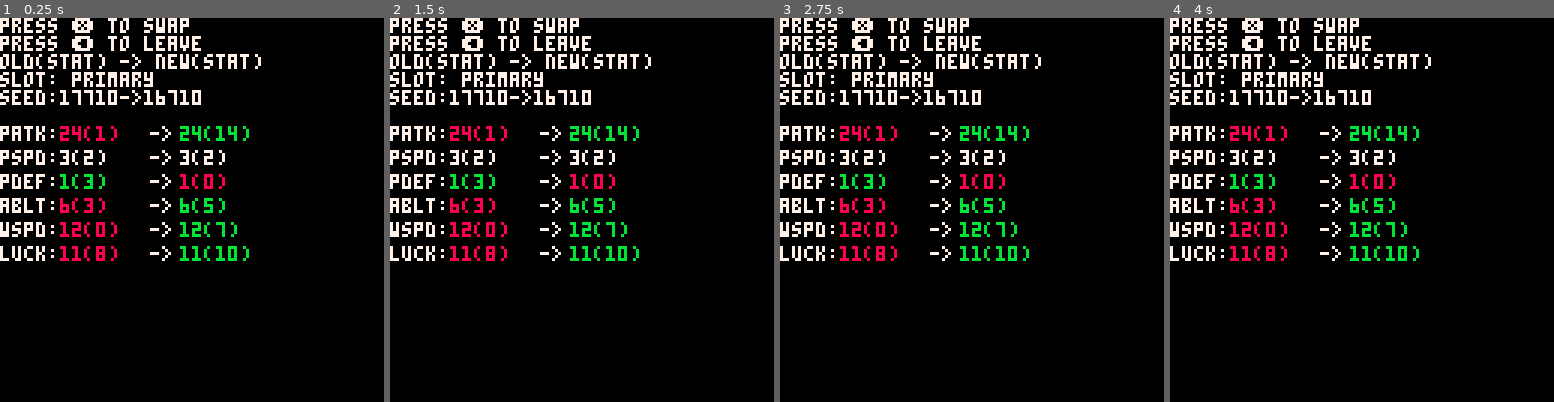
Above: before the commit, frames 1-4 (left to right).
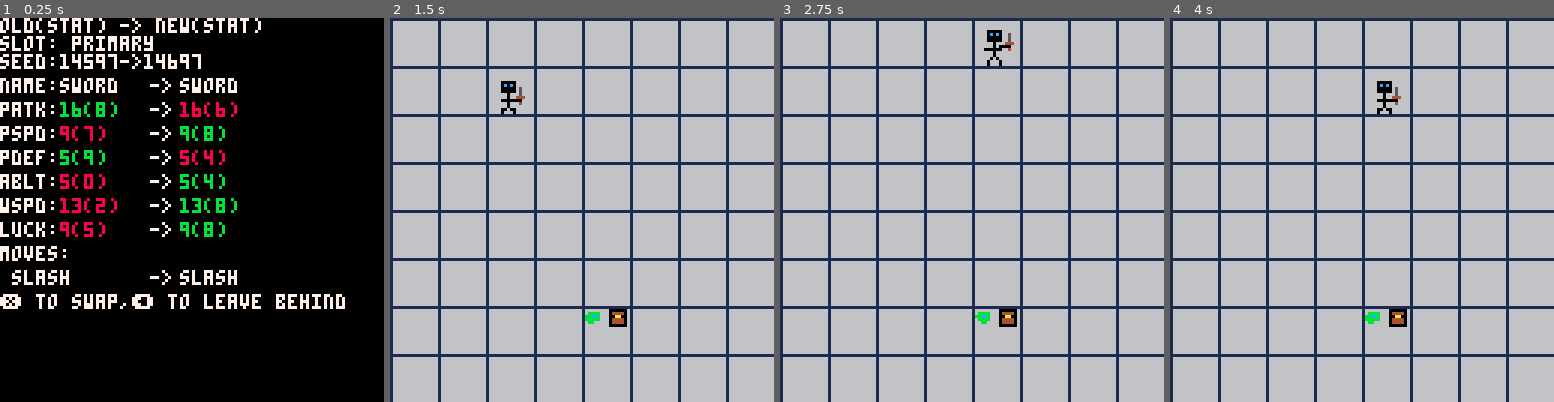
Above: after the commit, the same moments.

Repository: ash2q/into_madness
Game: PICO-8 cartridge into_madness.p8
The game is run twice, just before and just after one commit, with the same random seed, the same clock (stepped at 60 frames per second) and the same inputs.
Inputs:
- Up to frame 1 (0.25 s): no input
- Up to frame 2 (1.5 s): tap X (X key) at 0.33, 1.07 s; tap O (Z key) at 0.7 s
- Up to frame 3 (2.75 s): hold Right 1.6-2.1 s; tap O (Z key) at 1.7, 2.1, 2.5 s; tap X (X key) at 1.85 s; hold Up 2.15-2.42 s; hold Right from 2.47 s (still down)
- Up to frame 4 (4 s): tap O (Z key) at 2.9, 3.3, 3.7 s; tap X (X key) at 2.97 s; release Right at 3.03 s; hold Left 3.08-3.58 s; hold Down 3.63-3.97 s

The runs differ from the first frame. In frame 1, 11% of the frame differs, in the area x 0-90%, y 0-76%; in frame 2, 100%, in the area x 0-100%, y 0-100%; in frame 3, 100%; in frame 4, 100%.

Commit message:
Finish gear swapping, start loot in dungeon mode

Diff:
--- a/into_madness.p8
+++ b/into_madness.p8
@@ -46,6 +46,12 @@
 
 sanity=100.0
 
+tb_type={
+	player=0,
+	enemy=1,
+	gear=2
+}
+
 --animation helpers
 shorts={}
 atexts={}
@@ -69,14 +75,17 @@
 	init_gear()
 	init_tb_enemies()
 	init_gear_slots(p1)
-	tb_spawn_slime(4*16,6*16)
+	tb_spawn_slime(4,6)
 	equip(p1,int_warrior)
-	sword=gen_sword(20)
+	local sword=gen_sword(20)
 	equip(p1,sword)
 	rebuild_player(p1)
-	state=game_state.swap
-	swap_gear=pri_spear
-end
+	sword=gen_sword(20)
+	r=gen_sword(40)
+	tb_spawn_gear(r,4,6)
+	trigger_swap(sword)
+end
+
 
 function _update()
 	anim_c+=1
@@ -122,6 +131,21 @@
 		move_entities()
 		turn_over=false
 	end
+	for e in all(entities) do
+		if tb_same_pos(p1,e)
+		then
+			if e.tb_t==tb_type.enemy
+				then
+				trigger_combat()
+				return
+			elseif e.tb_t==tb_type.gear
+				then
+				trigger_swap(e)
+			else
+				assert(false)
+			end
+		end
+	end
 
 	draw_grid()
 	tb_draw_player()
@@ -135,8 +159,10 @@
 end
 
 function tb_draw_entities()
+	local c=0
 	for e in all(entities) do
-		tb_draw_entity(e)
+		c+=1
+		tb_draw_entity(e,c)
 	end
 end
 
@@ -147,8 +173,12 @@
 
 function move_entities()
 	for e in all(entities) do
-		e.tb_move(e)
-		assert(turn_over==true)
+		if e.tb_move!=nil then
+			e.tb_move(e)
+			assert(turn_over==true)
+		else
+			turn_over=true
+		end
 	end
 end
 
@@ -156,17 +186,58 @@
 	tb_draw_entity(p1)
 end
 
-function tb_draw_entity(e)
-	c=flr(anim_c/3)
+function tb_draw_entity(e,c)
+	local ac=flr(anim_c/4)
 	--if e.tb_moving
 	--then
 		--anim=e.tb_mv_anim
 	--else
 	--anim=e.tb_anim
 	--end
-	tmp=(c%#e.tb_anim)+1
+	occupants=0
+	e.tb_drawn=false
+	for a in all(entities) do
+		if e.tb_y==a.tb_y and
+				e.tb_x==a.tb_x
+			then
+			if not a.tb_drawn then
+				break
+			end
+			if (a.tb_drawn!=nil and
+				a.tb_drawn==true) and
+				a!=e then
+				occupants+=1
+			end
+		end
+	end
+	e.tb_drawn=true
+	local x=0
+	local y=0
+	occupants%=4
+	if occupants==0
+		then
+		x=e.tb_x*16
+		y=e.tb_y*16
+	end
+	if occupants==1
+		then
+		x=e.tb_x*16+8
+		y=e.tb_y*16
+	end
+	if occupants==2
+		then
+		x=e.tb_x*16
+		y=e.tb_y*16+8
+	end
+	if occupants==3
+		then
+		x=e.tb_x*16+8
+		y=e.tb_y*16+8
+	end
+	assert(e.tb_spr_size!=nil)
+	local tmp=(ac%#e.tb_anim)+1
 	spr(e.tb_anim[tmp],
-		e.tb_x,e.tb_y,
+		x,y,
 		e.tb_spr_size,
 		e.tb_spr_size)
 end
@@ -208,22 +279,22 @@
 
 function tb_mv_left(e)
 	e.moved=true
-	e.tb_x-=16
+	e.tb_x-=1
 	turn_over=true
 end
 function tb_mv_right(e)
 	e.moved=true
-	e.tb_x+=16
+	e.tb_x+=1
 	turn_over=true
 end
 function tb_mv_up(e)
 	e.moved=true
-	e.tb_y-=16
+	e.tb_y-=1
 	turn_over=true
 end
 function tb_mv_down(e)
 	e.moved=true
-	e.tb_y+=16
+	e.tb_y+=1
 	turn_over=true
 end
 
@@ -255,11 +326,6 @@
 	end
 	if e.t_cnt!=nil then
 		e.t_cnt-=1
-	end
-
-	if tb_same_pos(p1,e)
-	then
-		trigger_combat(e)
 	end
 end
 
@@ -455,12 +521,13 @@
 
 
 p1={
+	name="player 1",
 	faction=0,
 	tb_anim={64,64,72,72},
 	tb_spr_size=2,
 	--tb_mv_anim={64,66,68,70},
-	tb_x=16*3,
-	tb_y=16,
+	tb_x=2,
+	tb_y=1,
 
 	c_move_anim={64,64,72,72},
 	c_anim={64,64,72,72},
@@ -492,6 +559,7 @@
 }
 
 int_warrior={
+	name="warrior int.",
 	slot=slot_num.intrinsic,
 	patk=10,
 	pspd=1,
@@ -502,6 +570,7 @@
 }
 
 empty_gear={
+	name="empty gear",
 	slot=nil, --on purpose
 	patk=0,
 	pspd=0,
@@ -514,9 +583,10 @@
 }
 
 e_slime={}
-
+tb_anim_chest={38,38}
 function init_tb_enemies()
 	e_slime={
+		name="slime",
 		etype=1, --todo
 		faction=1,
 		tb_anim={6,6,7,7},
@@ -525,7 +595,7 @@
 		health=10,
 		moves={bash_move},
 		actions={bounce_act},
-		tb_move=tb_move_square,
+		tb_move=tb_move_still,
 		--energy(moves)
 		eng=0,
 		max_eng=50,
@@ -559,11 +629,19 @@
 int_slime=nil
 pri_sword=nil
 pri_spear=nil
+loot_pool={}
+
+function add_loot(l)
+	add(loot_pool,l)
+end
+
 
 function init_gear()
 	init_moves()
 	int_slime={
+		name="slime int.",
 		slot=slot_num.intrinsic,
+		tb_t=tb_type.gear,
 		patk=10,
 		pspd=5,
 		pdef=1,
@@ -576,6 +654,9 @@
 	pri_sword={
 		icon=13,
 		slot=slot_num.primary,
+		tb_t=tb_type.gear,
+		tb_anim=tb_anim_chest,
+		tb_spr_size=1,
 		name="sword",
 		desc=
 "a modern sword. nothing\n"..
@@ -584,10 +665,14 @@
 		moves={slash_move},
 		actions={}
 	}
-	roll_stats(pri_sword,40)
+	--roll_stats(pri_sword,40)
+		add_loot(pri_sword)
 	pri_spear={
 		icon=37,
 		slot=slot_num.primary,
+		tb_t=tb_type.gear,
+		tb_anim=tb_anim_chest,
+		tb_spr_size=1,
 		name="spear",
 		desc=
 "a primitive spear. seems pretty\n"..
@@ -595,22 +680,34 @@
 		moves={bash_move},
 		actions={}
 	}
-	roll_stats(pri_spear,40)
-
-
-end
+	--roll_stats(pri_spear,40)
+	add_loot(pri_spear)
+
+end
+
+
 
 
 function tb_spawn_slime(x,y)
-	e={
+	local e={
+		tb_t=tb_type.enemy,
 		tb_x=x,
 		tb_y=y,
-		--tb_anim={6,7}
 	}
 	copy_into(e,e_slime)
 	init_gear_slots(e)
 	equip(e,int_slime)
 	rebuild_entity(e)
+	tb_add_entity(e)
+end
+function tb_spawn_gear(g,x,y)
+	local e={
+		tb_t=tb_type.enemy,
+		tb_x=x,
+		tb_y=y
+		--tb_anim={38,38}
+	}
+	copy_into(e,g)
 	tb_add_entity(e)
 end
 
@@ -623,7 +720,8 @@
 	local mins=stat(94)
 	local hours=stat(93)
 	local tseed=secs+(mins*60)+(hours*60*60)
-	s.seed=flr(tseed+(time()*1000)+(roll_num*1000)+(s.slot*100))
+	s.seed=flr(tseed+(time()*10)
+		+(roll_num*100)+(s.slot*10))
 	srand(s.seed)
 	aim=total/2
 	--note, no magic yet
@@ -728,7 +826,7 @@
 --grid position
 c_entities={}
 
-function trigger_combat(e)
+function trigger_combat()
 	setup_combat()
 	state=game_state.combat
 end
@@ -748,6 +846,7 @@
 
 	for e in all(entities) do
 		if tb_same_pos(p1,e)
+			and e.tb_t==tb_type.enemy
 		then
 			add(c_entities,e)
 		end
@@ -824,7 +923,8 @@
 end
 
 function c_enemy_control(e)
-	if p1!=e then
+	if p1!=e and
+			e.tb_t==tb_type.enemy then
 		e.ai(e)
 	end
 end
@@ -1693,6 +1793,11 @@
 	moves,
 }
 
+function trigger_swap(g)
+	swap_gear=g
+	state=game_state.swap
+end
+
 function status_mode()
 
 end
@@ -1701,16 +1806,24 @@
 function swap_mode()
 	cls()
 	color(7)
-	print("press ❎ to swap")
-	print("press ⬅️ to leave")
 	g1=p1.gear[swap_gear.slot]
 	g2=swap_gear
+	assert(g1!=nil)
+	assert(g2!=nil)
 	print(
 "old(stat) -> new(stat)")
 	print("slot: "..
-		slot_names[g1.slot])
+		slot_names[g2.slot])
+	if g2.seed==nil then
+		g2.seed="nil"
+	end
 	print("seed:"..g1.seed.."->"..g2.seed)
-	y=36
+	y=20
+	print("name:",0,y,7)
+	print(""..g1.name,20,y,7)
+	print("->",50,y,7)
+	print(""..g2.name,60,y,7)
+	y+=8
 	print_compare("patk",
 		g1.patk,g2.patk,p1.patk,y)
 	y+=8
@@ -1728,6 +1841,39 @@
 	y+=8
 	print_compare("luck",
 		g1.luck,g2.luck,p1.luck,y)
+	y+=8
+	if #g1.moves>0 or #g2.moves>0
+		then
+		print("moves:",0,y,7)
+	end
+	y+=8
+	for i=1,max(#g1.moves,#g2.moves) do
+		local m1=g1.moves[i]
+		local m2=g2.moves[i]
+		if m1==nil then
+			m1={name="empty move"}
+		end
+		if m2==nil then
+			m2={name="empty move"}
+		end
+		print(""..m1.name,4,y,7)
+		print("->", 50,y,7)
+		print(""..m2.name,60,y,7)
+		y+=8
+	end
+	print(
+"❎ to swap,⬅️ to leave behind",
+		0,y,7)
+
+		if btnp(5) then
+			p1.gear[g2.slot]=g2
+			del(entities,g2)
+			state=game_state.dungeon
+		end
+		if btnp(0) then
+			del(entities,g2)
+			state=game_state.dungeon
+		end
 end
 
 function print_compare(lbl,old,
Not shown, changed: 24 lines of the sprite sheet (__gfx__) section of into_madness.p8
